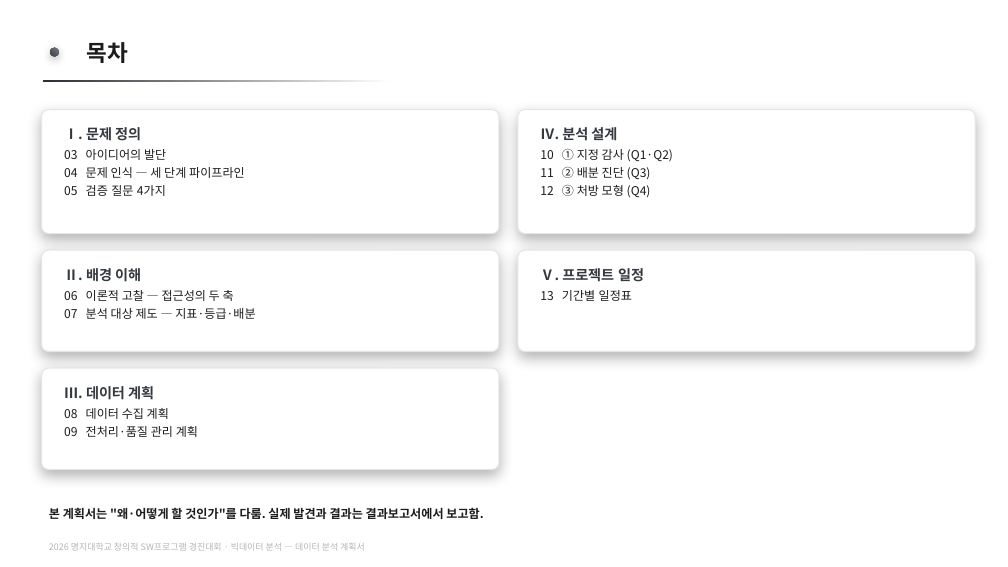
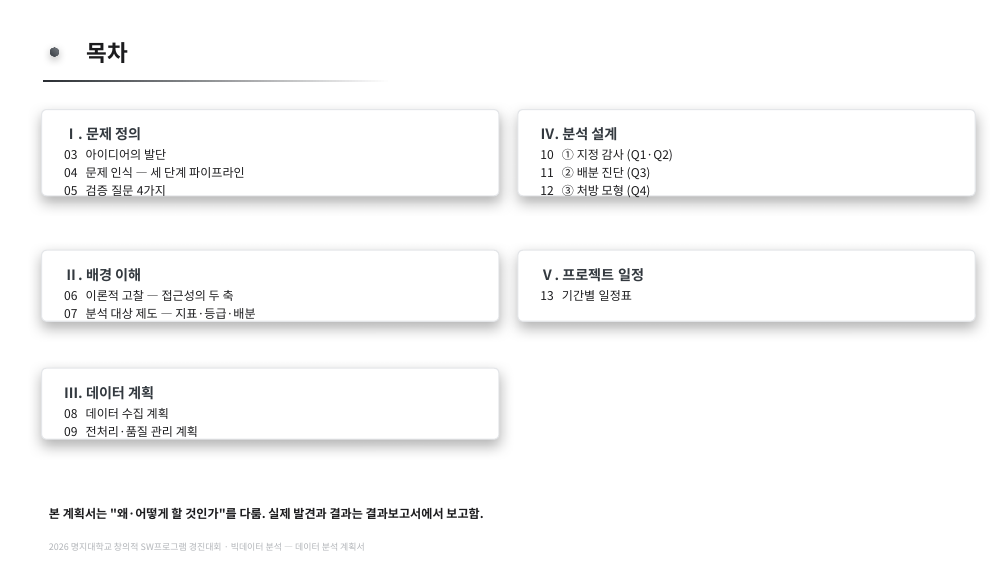
Before and after one commit to karvvan/maternity-care-policy-audit, a slide deck: slide 2 of 04_제출물/데이터분석_계획서.pptx. Drawn at 1008x567 pixels with LibreOffice and Linux fonts; fonts in the diff are those of the drawing. Boxes give left, top, right and bottom in pixels: in the first picture for what was removed or moved away, otherwise in the second. Text is boxed around its words. In the diff, an @@ line names an element or a change of style, - is before the commit and + after.

```diff
--- a/04_제출물/데이터분석_계획서.pptx
+++ b/04_제출물/데이터분석_계획서.pptx
@@ rounded rectangle: place and size @@
-rounded rectangle at bbox=[42, 110, 499, 234]
+rounded rectangle at bbox=[42, 110, 499, 196]
@@ rounded rectangle: place and size @@
-rounded rectangle at bbox=[518, 110, 975, 234]
+rounded rectangle at bbox=[518, 110, 975, 196]
@@ rounded rectangle: place and size @@
-rounded rectangle at bbox=[42, 250, 499, 352]
+rounded rectangle at bbox=[42, 250, 499, 321]
@@ rounded rectangle: place and size @@
-rounded rectangle at bbox=[518, 250, 975, 352]
+rounded rectangle at bbox=[518, 250, 975, 321]
@@ rounded rectangle: place and size @@
-rounded rectangle at bbox=[42, 368, 499, 470]
+rounded rectangle at bbox=[42, 368, 499, 439]
```
Also in this commit, not shown: 11 other slides changed, 1 other file.
